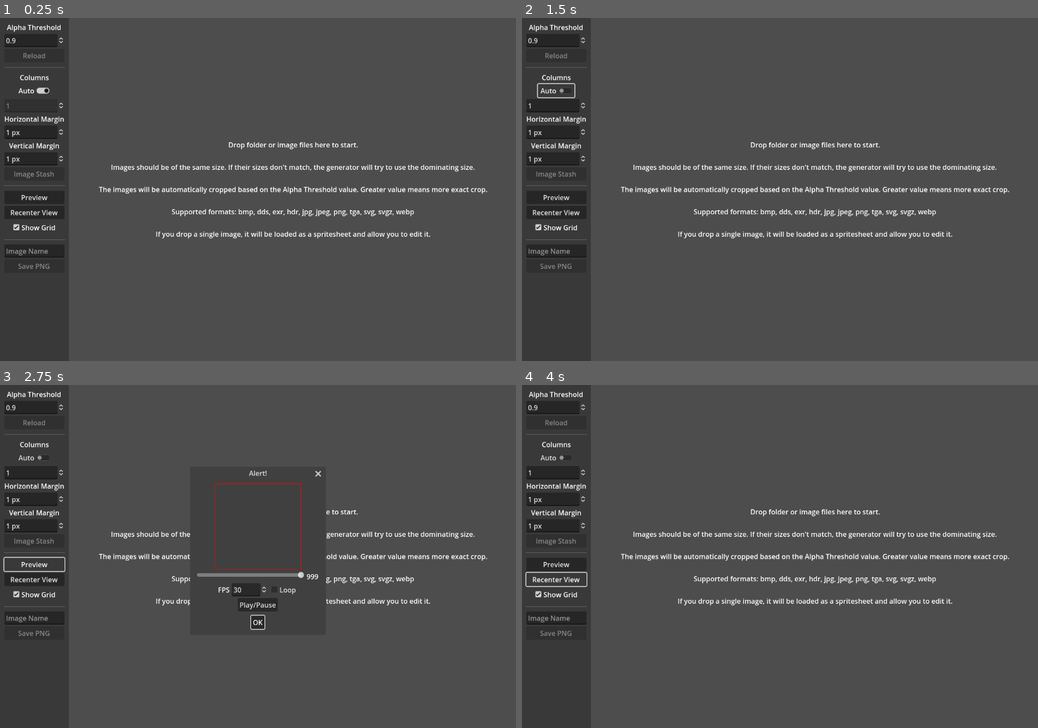
Above: before the commit, frames 1-4 (two rows, left to right).
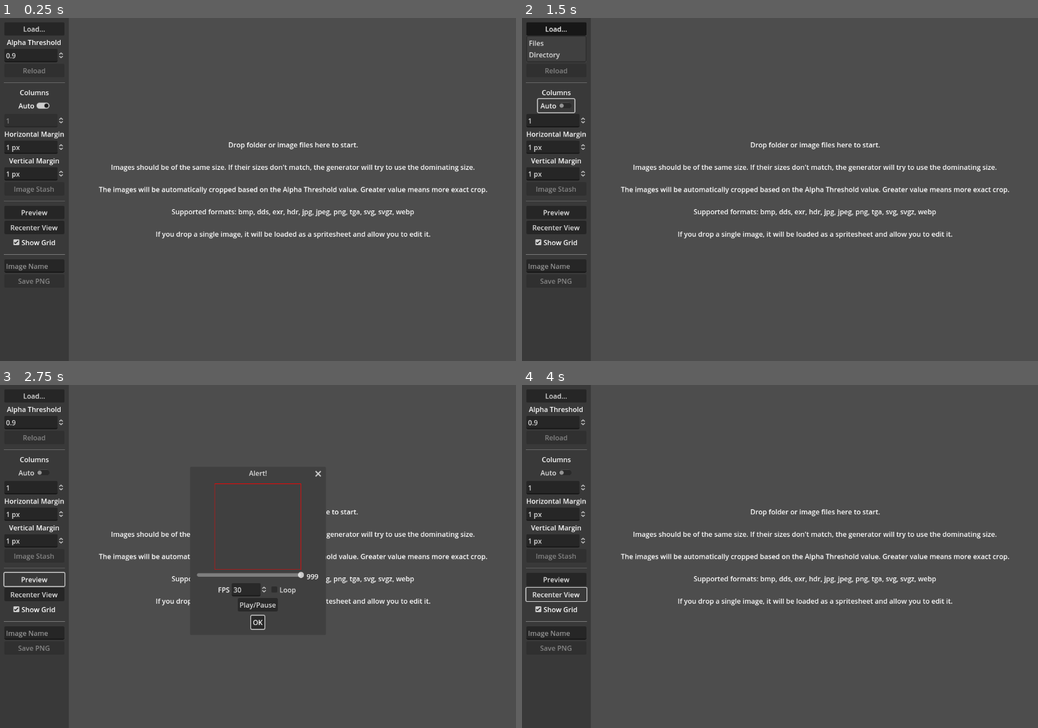
Above: after the commit, the same moments.

Repository: KoBeWi/Godot-Spritesheet-Generator
Game: Godot game, scene res://Source/Main.tscn
Same seed, same stepped clock (60 frames per second), same inputs: the game is played once before the commit and once after it.
Inputs (mouse positions are in pixels of both pictures, inside the frame that each line leads up to):
- Up to frame 1 (0.25 s): no input
- Up to frame 2 (1.5 s): click "Auto" at 0.5 s; click (558, 28) at 1.25 s, where only the run after the commit has a clickable "Load..."
- Up to frame 3 (2.75 s): click "Preview" at 2 s
- Up to frame 4 (4 s): click "OK" at 2.75 s; click "Recenter View" at 3.5 s

The runs differ from the first frame. In frame 1, 1.9% of the frame differs, in the area x 0-13%, y 1-78%; in frame 2, 2.5%; in frame 3, 2.1%; in frame 4, 2.1%.

Commit message:
Added alternative loading

Diff:
--- a/Source/Main.gd
+++ b/Source/Main.gd
@@ -22,6 +22,7 @@
 
 func _ready():
 	$Welcome.text = $Welcome.text % ", ".join(SUPPORTED_FORMATS)
+	%Load.get_popup().index_pressed.connect(load_dialog_option)
 
 	get_viewport().files_dropped.connect(process_files)
 	set_process(false)
@@ -117,6 +118,7 @@
 
 	%Reload.disabled = false
 	%SavePNG.disabled = false ## TODO: jakiś check czy wszystko w porządku
+	$SpritesheetView.recenter()
 
 func save_png() -> void:
 	$ProcessDialog.save_spritesheet()
@@ -135,7 +137,15 @@
 func update_save_button() -> void:
 	%SavePNG.disabled = %CustomName.text.is_empty()
 
-
+func load_dialog_option(option: int) -> void:
+	var files_selected = func(status: bool, selected_paths: PackedStringArray, selected_filter_index: int):
+		if status:
+			process_files(selected_paths)
+
+	var format_filters: Array[String] # TODO cachować to
+	format_filters.assign(Array(SUPPORTED_FORMATS).map(func(format: String) -> String: return "*.%s" % format))
+	#DisplayServer.file_dialog_show("Select Images", "res://", "", false, DisplayServer.FILE_DIALOG_MODE_OPEN_ANY, format_filters, files_selected)
+	DisplayServer.file_dialog_show("Select Images", "res://", "", false, DisplayServer.FILE_DIALOG_MODE_OPEN_FILES if option == 0 else DisplayServer.FILE_DIALOG_MODE_OPEN_DIR, [], files_selected)
 
 
 #func load_images_from_file_list():
--- a/Source/Main.tscn
+++ b/Source/Main.tscn
@@ -51,6 +51,17 @@
 
 [node name="Import" type="VBoxContainer" parent="PanelContainer/VBoxContainer"]
 layout_mode = 2
+
+[node name="Load" type="MenuButton" parent="PanelContainer/VBoxContainer/Import"]
+unique_name_in_owner = true
+layout_mode = 2
+text = "Load..."
+flat = false
+item_count = 2
+popup/item_0/text = "Files"
+popup/item_0/id = 0
+popup/item_1/text = "Directory"
+popup/item_1/id = 1
 
 [node name="Label" type="Label" parent="PanelContainer/VBoxContainer/Import"]
 layout_mode = 2
--- a/Source/Spritesheet.gd
+++ b/Source/Spritesheet.gd
@@ -28,6 +28,7 @@
 
 	for rect in %Grid.get_children():
 		rect.set_background_color(Color(0, 0, 0, 0.2 if dark else 0.1))
+		rect.update_index()
 		dark = not dark
 		coord.x += 1
 
--- a/Source/SpritesheetFrame.gd
+++ b/Source/SpritesheetFrame.gd
@@ -1,6 +1,12 @@
 extends PanelContainer
 
 var odd: Vector2
+
+func _ready() -> void:
+	update_index()
+
+func update_index():
+	%Index.text = str(get_index())
 
 func set_frame_margin(margin: Vector2):
 	$MarginContainer.add_theme_constant_override(&"margin_left", margin.x)
--- a/Source/SpritesheetFrame.tscn
+++ b/Source/SpritesheetFrame.tscn
@@ -7,6 +7,8 @@
 bg_color = Color(0, 0.501961, 0.501961, 1)
 
 [node name="SpritesheetFrame" type="PanelContainer" groups=["frame"]]
+offset_right = 160.0
+offset_bottom = 58.0
 theme_override_styles/panel = SubResource("2")
 script = ExtResource("1_je5p5")
 
@@ -19,3 +21,11 @@
 texture_filter = 1
 layout_mode = 2
 stretch_mode = 4
+
+[node name="Index" type="Label" parent="MarginContainer"]
+unique_name_in_owner = true
+layout_mode = 2
+size_flags_horizontal = 0
+size_flags_vertical = 0
+theme_override_font_sizes/font_size = 8
+text = "0"
